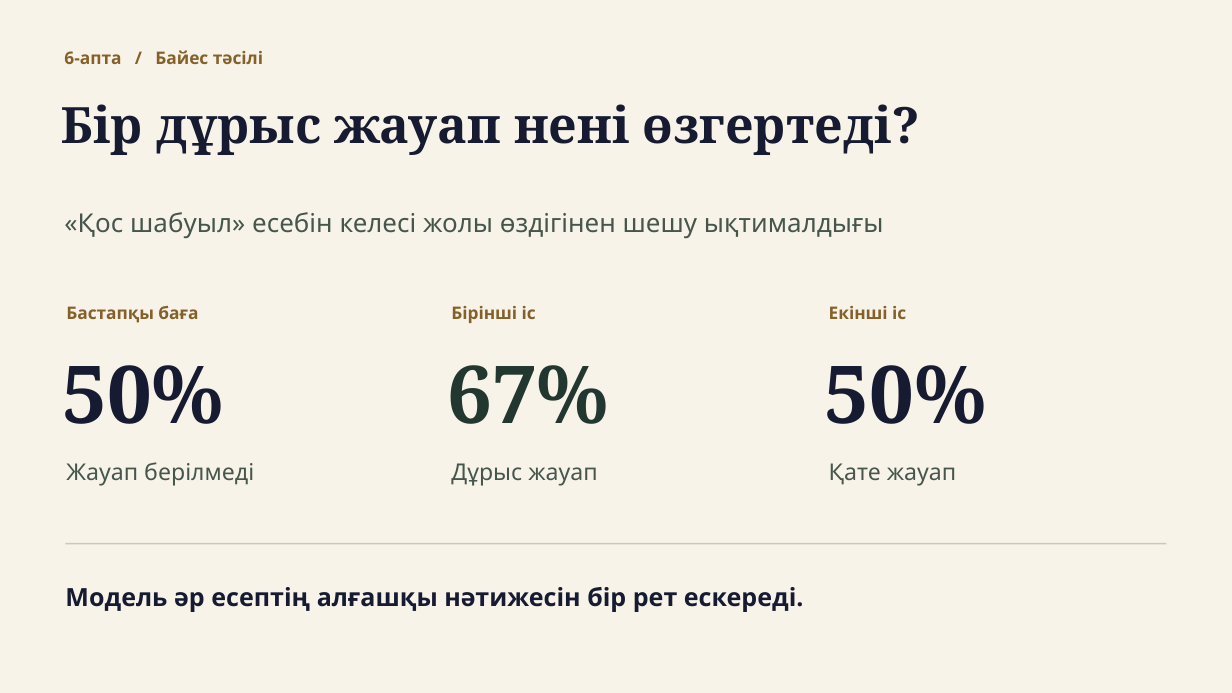
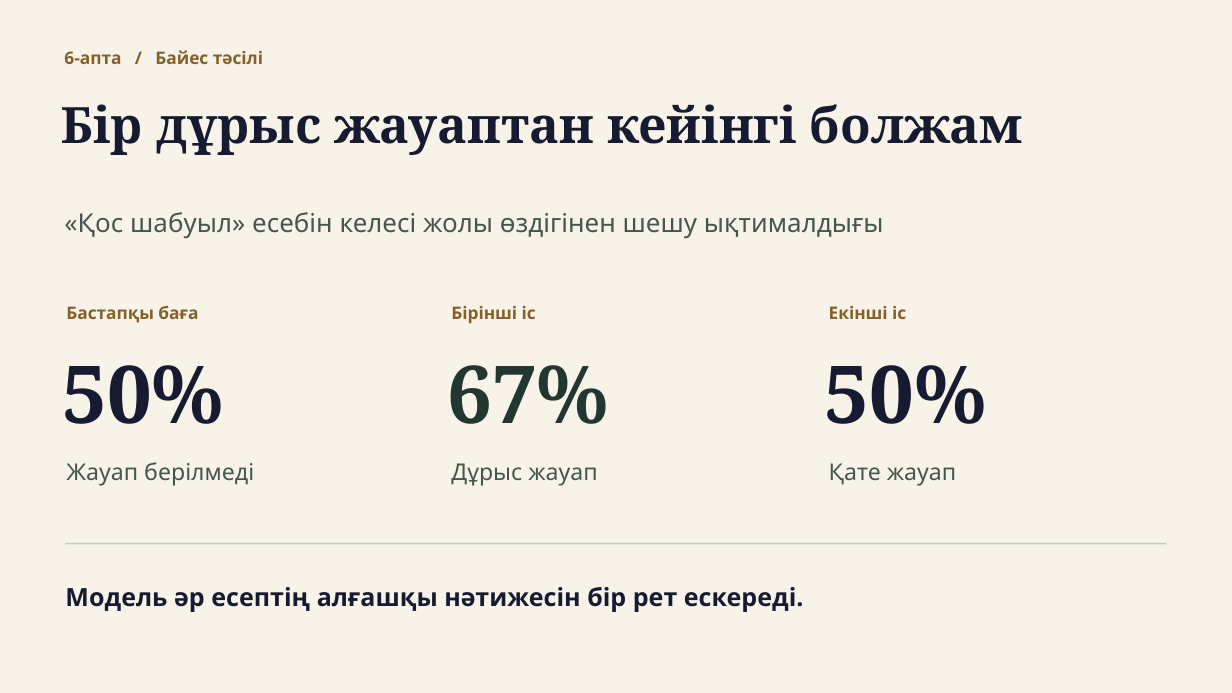
Before and after one commit to ibraevernur7-lab/chess-detective-final, a slide deck: slide 4 of presentation/Chess_Detective_KZ.pptx. Drawn at 1232x693 pixels with LibreOffice and Linux fonts; fonts in the diff are those of the drawing. Boxes give left, top, right and bottom in pixels: in the first picture for what was removed or moved away, otherwise in the second. Text is boxed around its words. In the diff, an @@ line names an element or a change of style, - is before the commit and + after.

```diff
--- a/presentation/Chess_Detective_KZ.pptx
+++ b/presentation/Chess_Detective_KZ.pptx
@@ text at [61, 104, 1023, 155]: text changed @@
-Бір дұрыс жауап нені өзгертеді?
+Бір дұрыс жауаптан кейінгі болжам
```
Also in this commit, not shown: 4 other slides changed, 1 other file.
